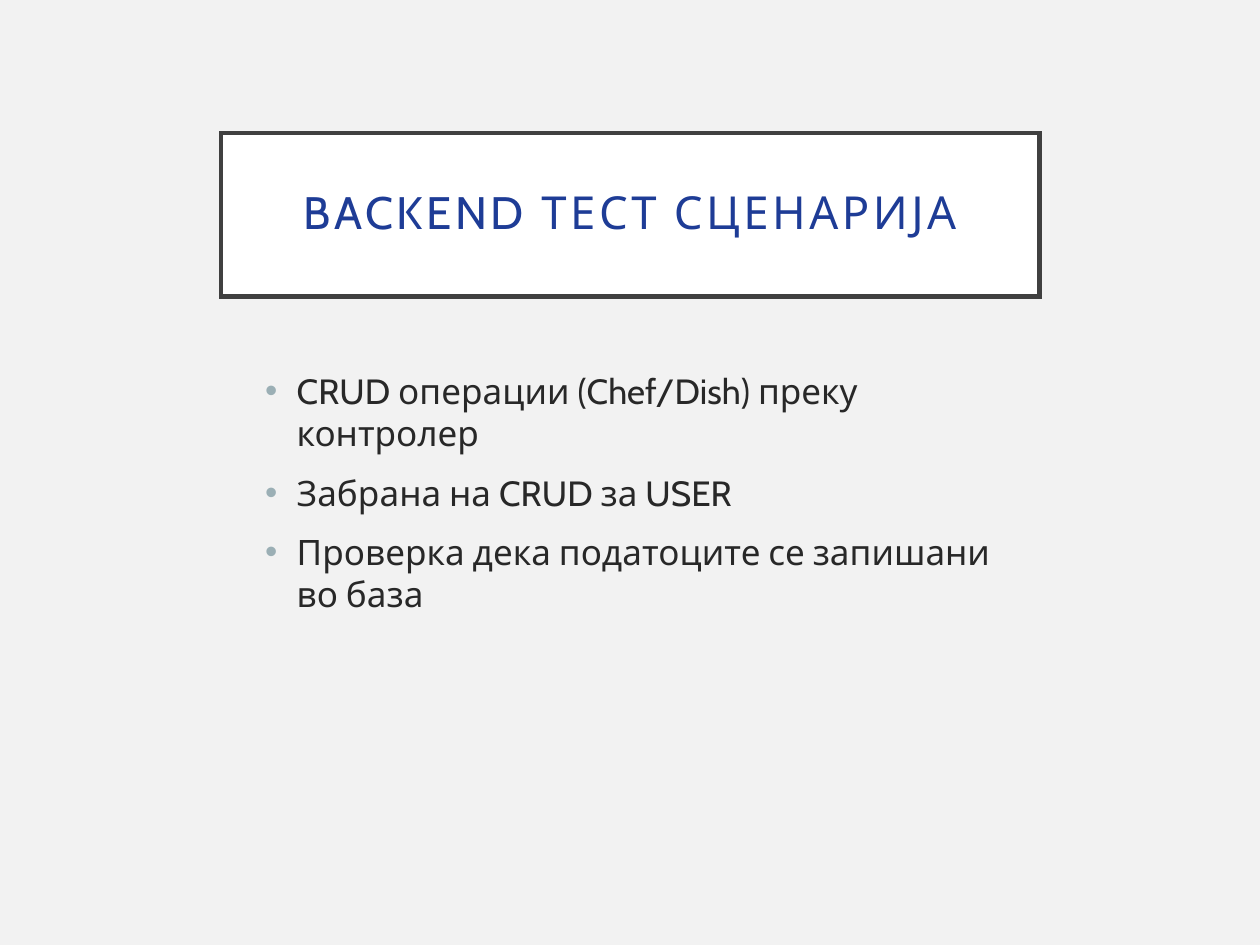
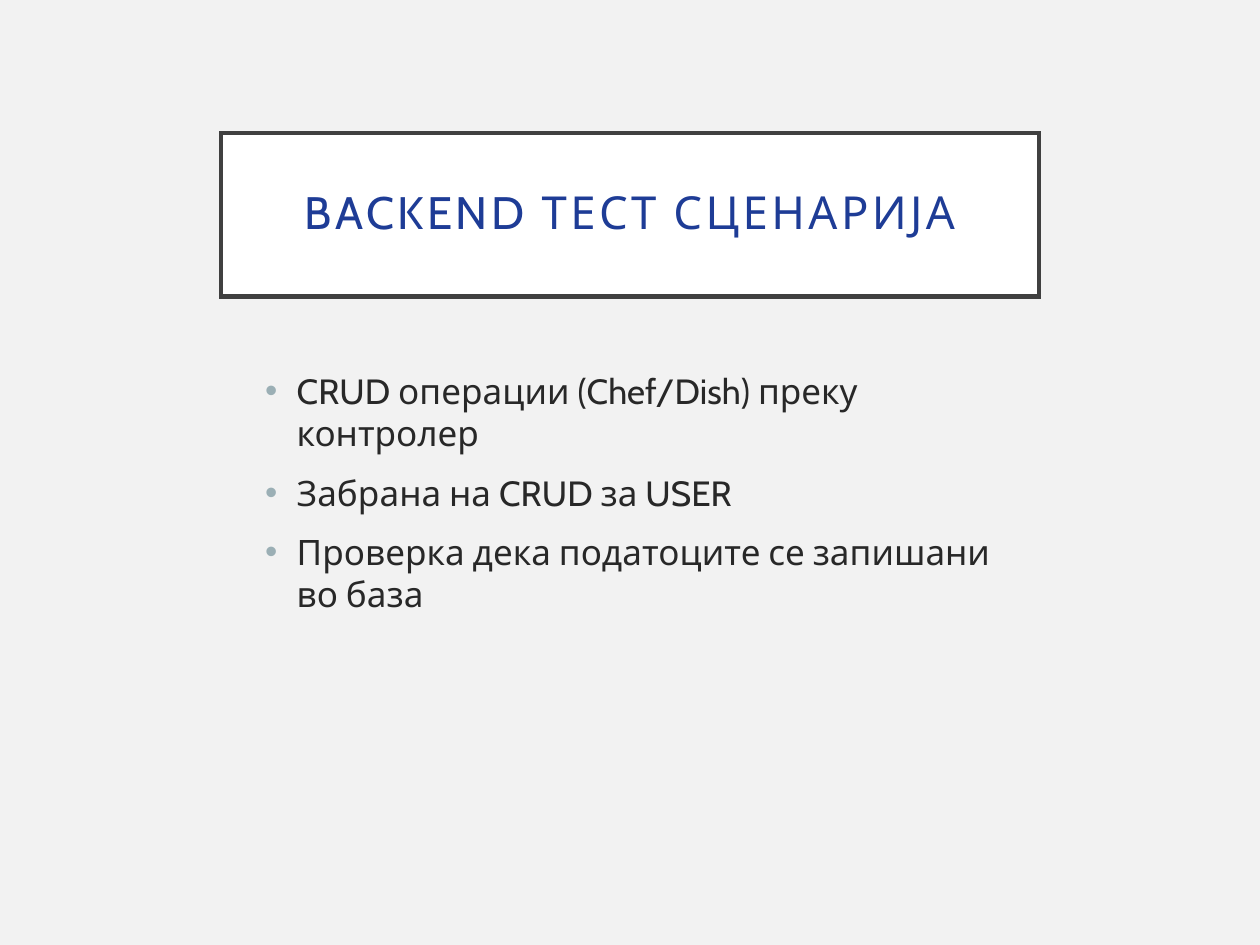
Before and after one commit to angi45/SKIT, a slide deck: slide 6 of SKIT.pptx. Drawn at 1260x945 pixels with LibreOffice and Linux fonts; fonts in the diff are those of the drawing. Boxes give left, top, right and bottom in pixels: in the first picture for what was removed or moved away, otherwise in the second. Text is boxed around its words. In the diff, an @@ line names an element or a change of style, - is before the commit and + after.

```diff
--- a/SKIT.pptx
+++ b/SKIT.pptx
@@ title "BACKEND ТЕСТ СЦЕНАРИЈА" at box(222, 134, 1040, 297): letter spacing 2 to 1.9 pt @@
```
Also in this commit, not shown: 8 other slides changed, 15 other files.
